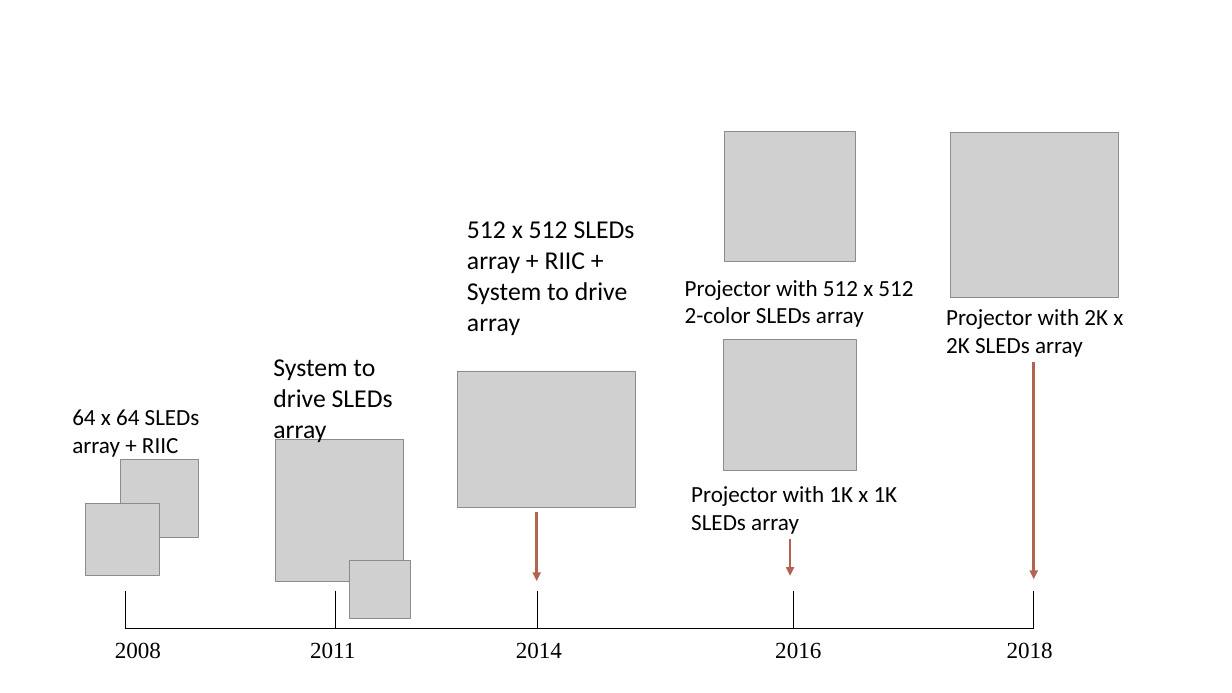
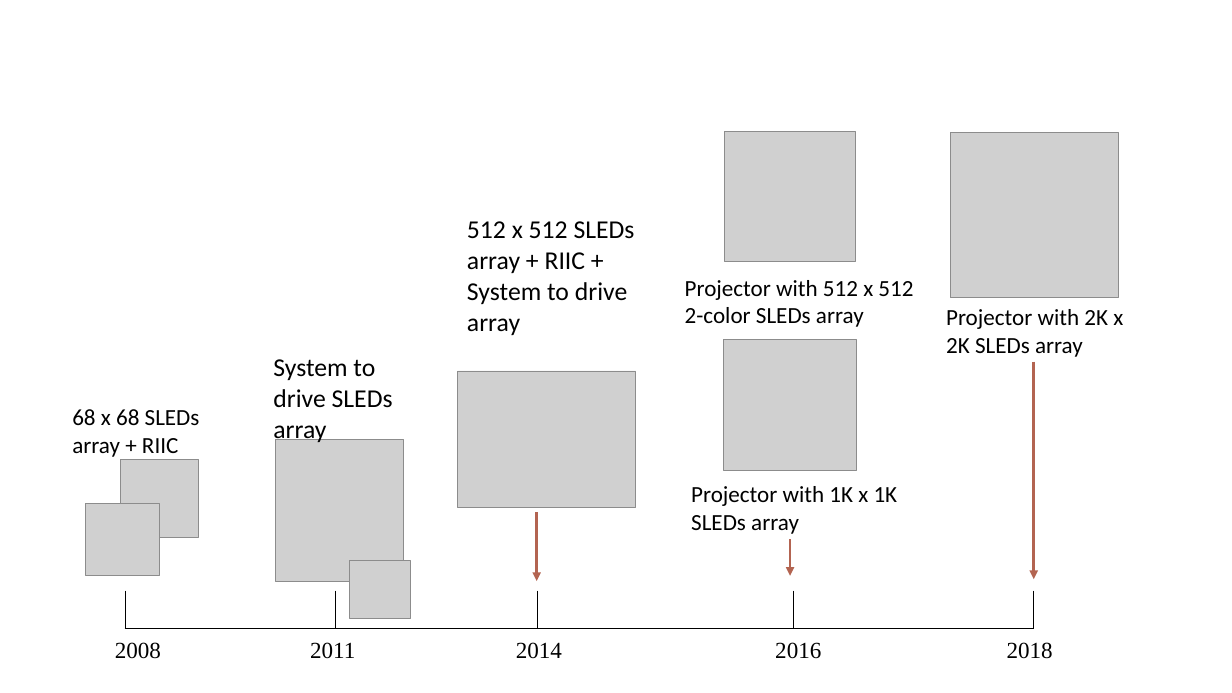
Before and after one commit to snaphat/phd_aaron_landwehr, a slide deck: slide 1 of Fig/sleds_timeline.pptx. Drawn at 1232x693 pixels with LibreOffice and Linux fonts; fonts in the diff are those of the drawing; grey boxes stand for pictures. Boxes give left, top, right and bottom in pixels: in the first picture for what was removed or moved away, otherwise in the second. Text is boxed around its words. In the diff, an @@ line names an element or a change of style, - is before the commit and + after.

```diff
--- a/Fig/sleds_timeline.pptx
+++ b/Fig/sleds_timeline.pptx
@@ text at box(72, 409, 200, 457): text changed @@
-64 x 64 SLEDs array + RIIC
+68 x 68 SLEDs array + RIIC
```
Also in this commit, not shown: 2 other files.
